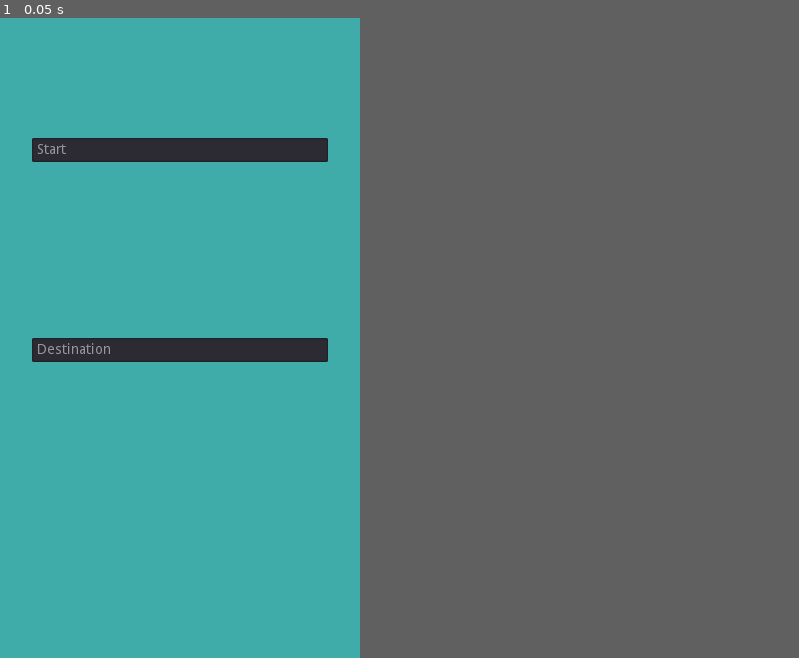
Above: before the commit, frame 1.
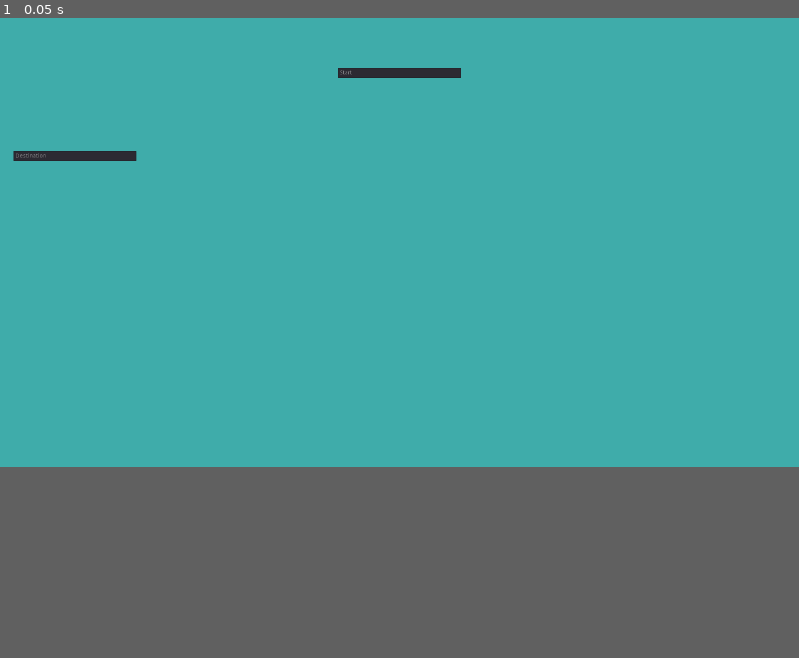
Above: after the commit, the same moment.

Repository: ekaruran/UNC_Niner_Rides
Game: Godot game, scene res://Scenes/HomeScreen.tscn
Same seed, same stepped clock (60 frames per second), same inputs: the game is played once before the commit and once after it.
Inputs:
- Up to frame 1 (0.05 s): no input
In our replay, the window is 360x640 before the commit and 799x449 after it. These sizes can differ from the game's own. Grey fills any space a smaller window leaves; there, only what the larger window draws over its background counts as a difference.

The runs differ from the first frame. In frame 1, 2.9% of the frame differs, in the area x 1-58%, y 7-54%.

Commit message:
Update project.godot

Diff:
--- a/project.godot
+++ b/project.godot
@@ -16,8 +16,8 @@
 
 [display]
 
-window/size/width=360
-window/size/height=640
+window/size/width=1920
+window/size/height=1080
 
 [physics]
 
